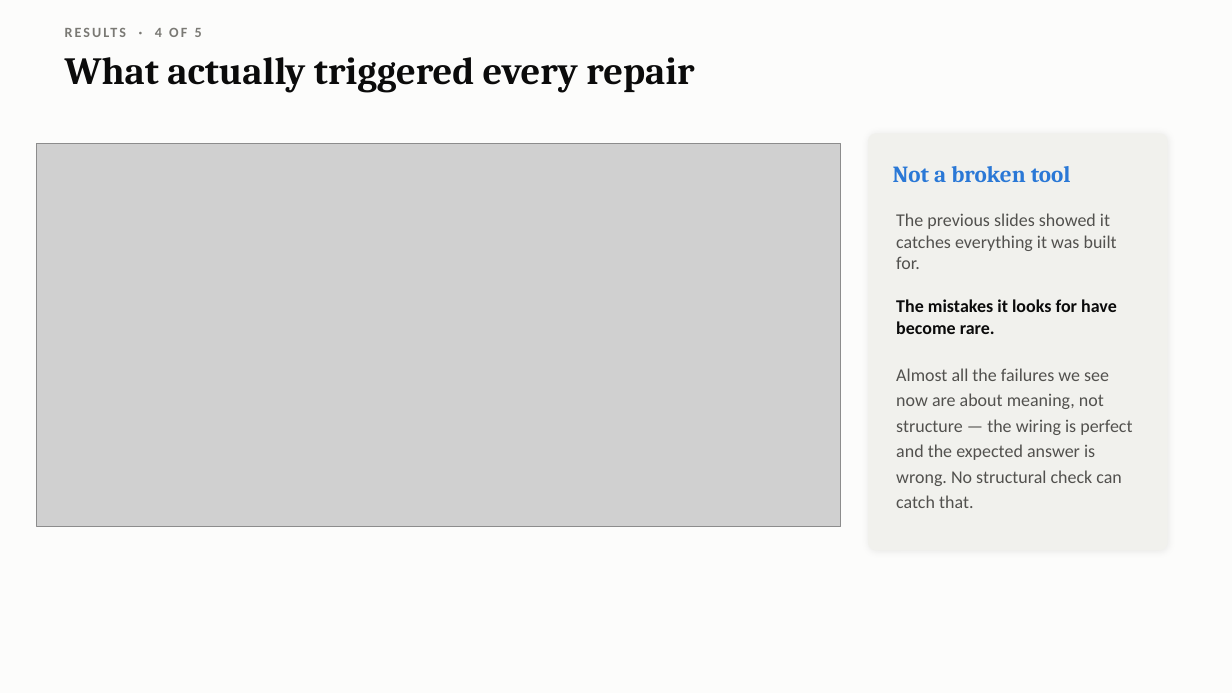
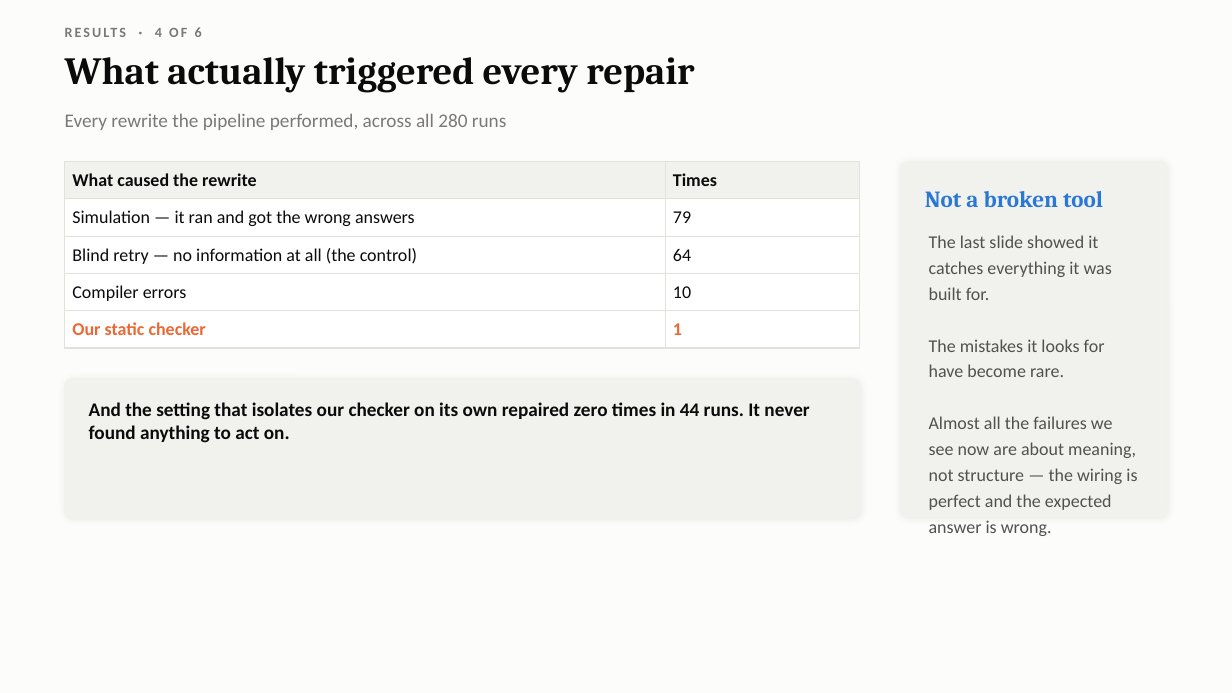
Before and after one commit to Sawaiz-zip/agentic-verilog-testbench, a slide deck: slide 23 of docs/presentation.pptx (slide 21 before the commit). Drawn at 1232x693 pixels with LibreOffice and Linux fonts; fonts in the diff are those of the drawing; grey boxes stand for pictures. Boxes give left, top, right and bottom in pixels: in the first picture for what was removed or moved away, otherwise in the second. Text is boxed around its words. In the diff, an @@ line names an element or a change of style, - is before the commit and + after.

```diff
--- a/docs/presentation.pptx
+++ b/docs/presentation.pptx
@@ text added at (x1=65, y1=113, x2=506, y2=130), 15 pt, text #7A7974 @@
+Every rewrite the pipeline performed, across all 280 runs
@@ picture removed at (x1=37, y1=143, x2=841, y2=527) @@
@@ table added at (x1=65, y1=162, x2=860, y2=339), 5 rows, 2 columns @@
+What caused the rewrite | Times
+Simulation — it ran and got the wrong answers | 79
+Blind retry — no information at all (the control) | 64
+Compiler errors | 10
+Our static checker | 1
@@ rounded rectangle resized from (x1=869, y1=134, x2=1167, y2=550) to (x1=901, y1=162, x2=1167, y2=518) @@
@@ rounded rectangle at (x1=901, y1=162, x2=1167, y2=518): proportions changed @@
@@ text "Not a broken tool" moved from (x1=893, y1=166, x2=1071, y2=182) to (x1=925, y1=191, x2=1103, y2=207) @@
@@ text at (x1=929, y1=235, x2=1137, y2=510): text changed @@
-The previous slides showed it catches everything it was built for.
-The mistakes it looks for have become rare.
-Almost all the failures we see now are about meaning, not structure — the wiring is perfect and the expected answer is wrong. No structural check can catch that.
+The last slide showed it catches everything it was built for.
+The mistakes it looks for have become rare.
+Almost all the failures we see now are about meaning, not structure — the wiring is perfect and the expected answer is wrong.
@@ text "The last slide showed it ..." at (x1=929, y1=235, x2=1137, y2=510): vertical alignment middle to top @@
@@ rounded rectangle added at (x1=65, y1=379, x2=860, y2=518), fill #F1F1ED, outline #F1F1ED 1 pt @@
@@ text added at (x1=89, y1=402, x2=809, y2=443), 15 pt, text #0B0B0B, bold @@
+And the setting that isolates our checker on its own repaired zero times in 44 runs. It never found anything to act on.
```
Also in this commit, not shown: 8 slides added, 4 slides removed, 1 other file.
